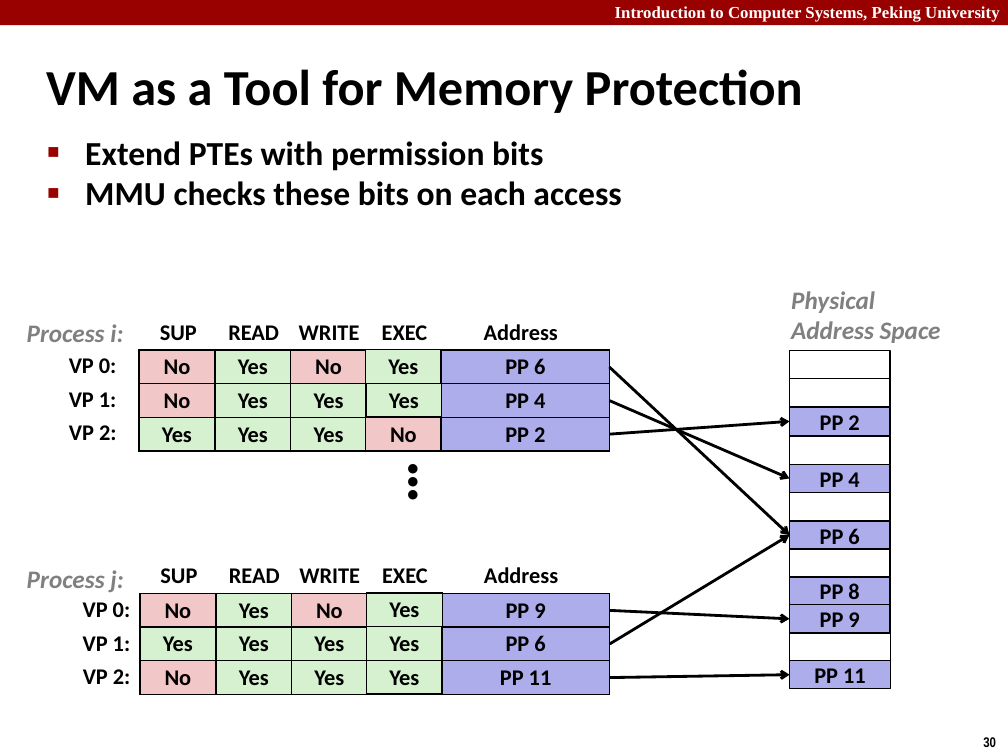
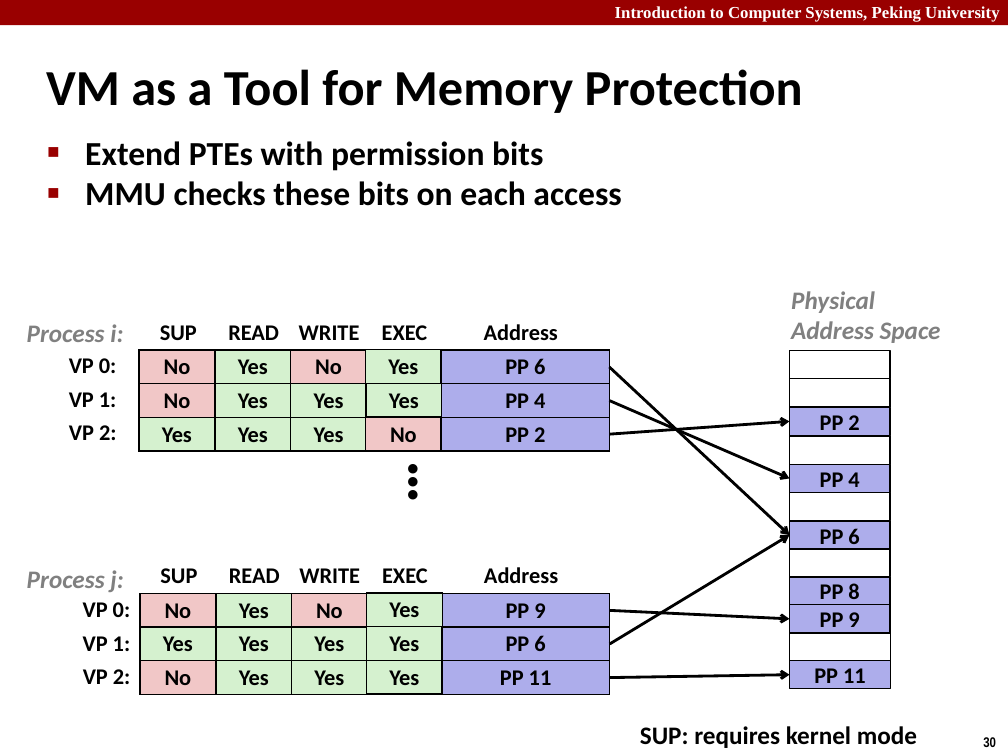
Before and after one commit to caodg/ics, a slide deck: slide 30 of slides/B05-VM1.pptx. Drawn at 1008x756 pixels with LibreOffice and Linux fonts; fonts in the diff are those of the drawing. Boxes give left, top, right and bottom in pixels: in the first picture for what was removed or moved away, otherwise in the second. Text is boxed around its words. In the diff, an @@ line names an element or a change of style, - is before the commit and + after.

```diff
--- a/slides/B05-VM1.pptx
+++ b/slides/B05-VM1.pptx
@@ text added at box(640, 726, 917, 748), 18 pt, text #000000, bold @@
+SUP: requires kernel mode
```
Also in this commit, not shown: 7 other slides changed, 2 other files.
